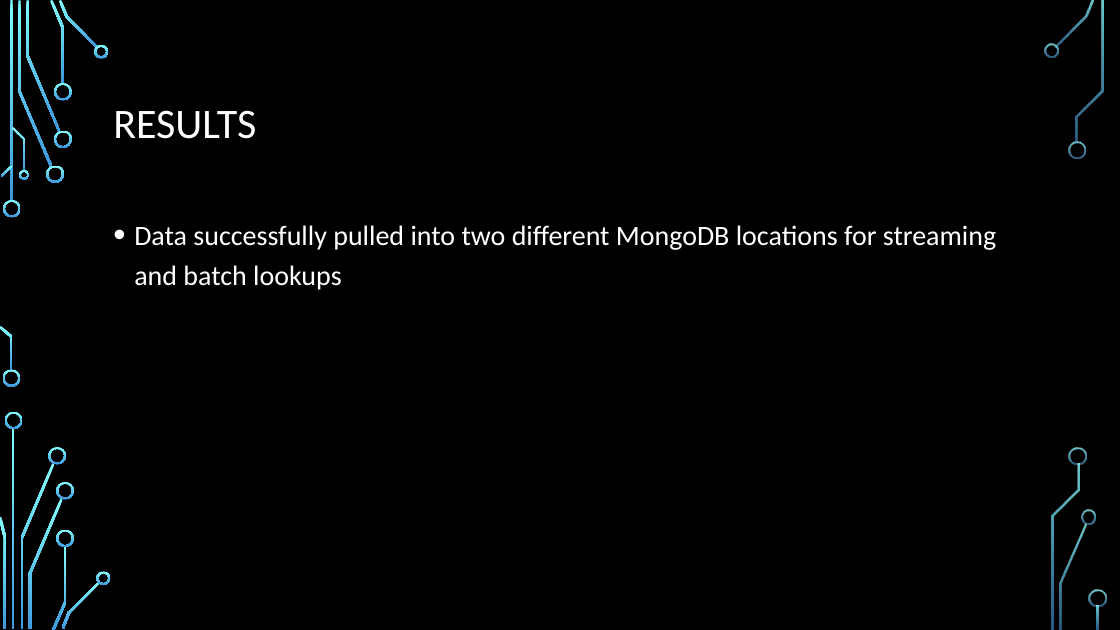
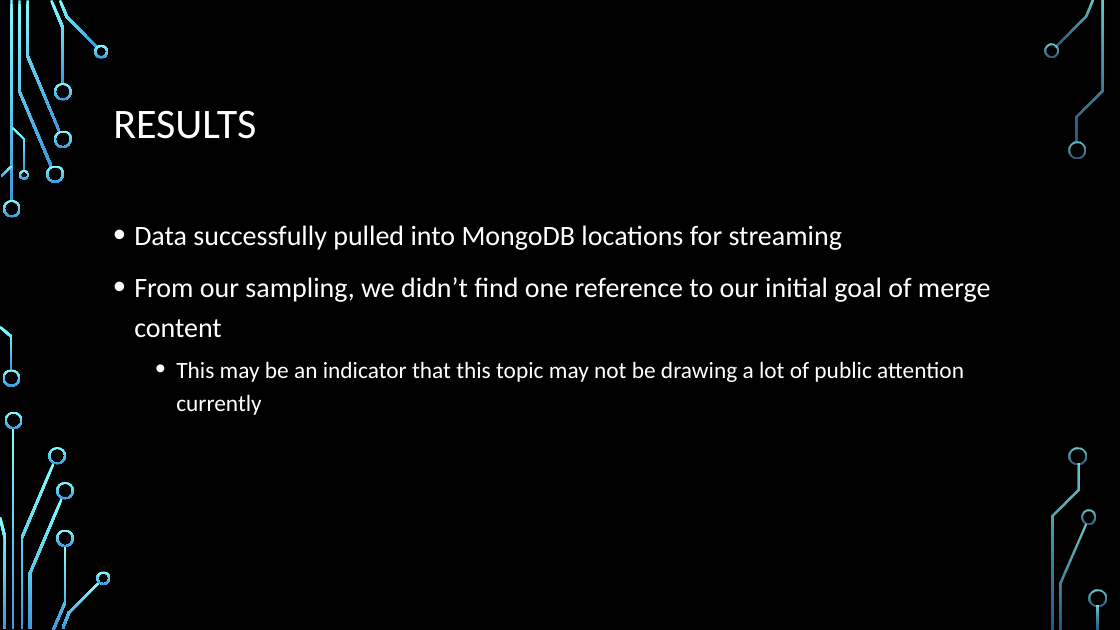
Before and after one commit to cdmorgan103/TwitterData7330, a slide deck: slide 10 of 7330 Twitter data project Presentation.pptx (slide 9 before the commit). Drawn at 1120x630 pixels with LibreOffice and Linux fonts; fonts in the diff are those of the drawing; background and template pictures are left out. Boxes give left, top, right and bottom in pixels: in the first picture for what was removed or moved away, otherwise in the second. Text is boxed around its words. In the diff, an @@ line names an element or a change of style, - is before the commit and + after.

```diff
--- a/7330 Twitter data project Presentation.pptx
+++ b/7330 Twitter data project Presentation.pptx
@@ text at <box>134,225,991,415</box>: text changed @@
-• Data successfully pulled into two different MongoDB locations for streaming and batch lookups
+• Data successfully pulled into MongoDB locations for streaming
+• From our sampling, we didn’t find one reference to our initial goal of merge content
+  • This may be an indicator that this topic may not be drawing a lot of public attention currently
```
Also in this commit, not shown: 1 other slide changed, 1 slide added.
